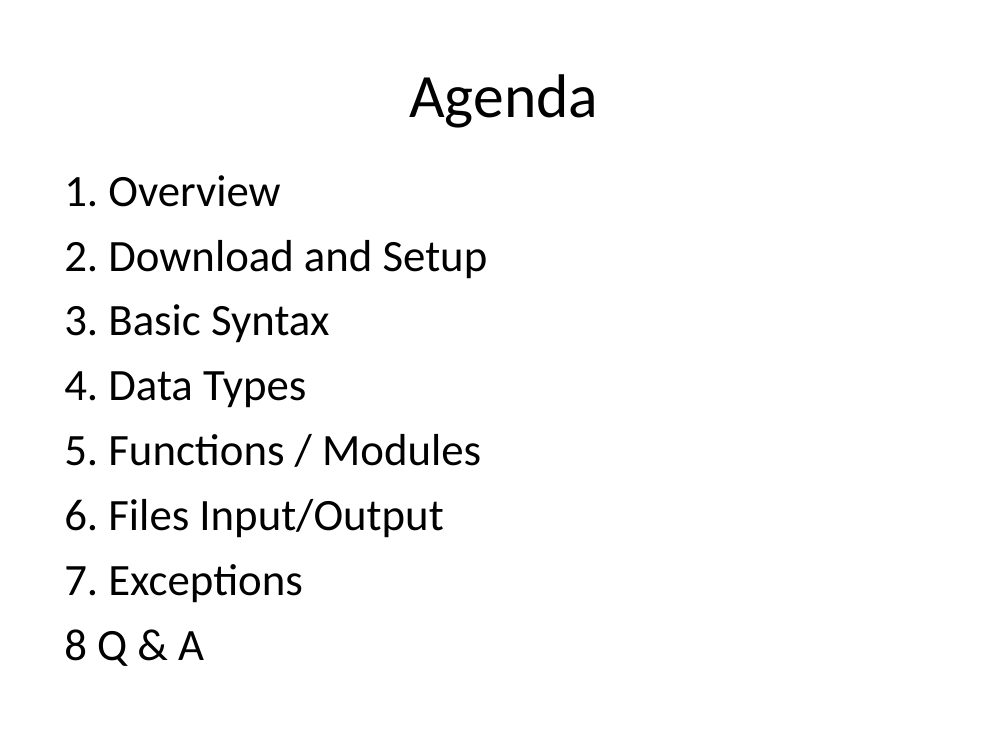
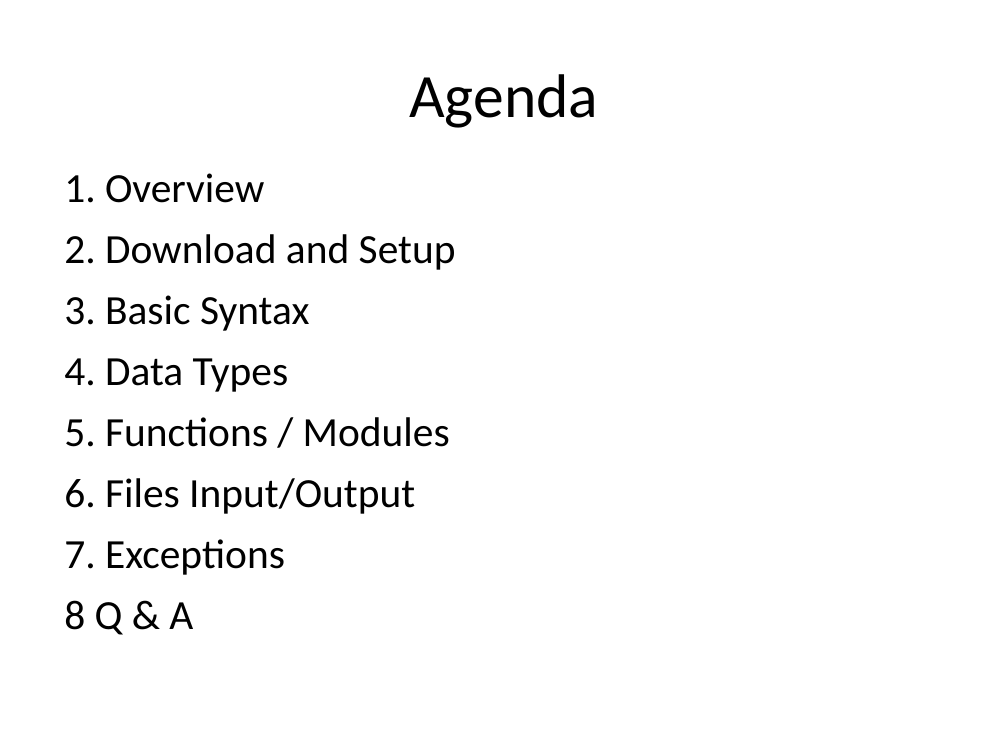
Before and after one commit to robin3795/Data, a slide deck: slide 2 of Python.ppt. Drawn at 1008x756 pixels with LibreOffice and Linux fonts; fonts in the diff are those of the drawing. Boxes give left, top, right and bottom in pixels: in the first picture for what was removed or moved away, otherwise in the second. Text is boxed around its words. In the diff, an @@ line names an element or a change of style, - is before the commit and + after.

```diff
--- a/Python.ppt
+++ b/Python.ppt
@@ free "1. Overview" at (50,156,958,651): size 32 to 29.6 pt @@
```
Also in this commit, not shown: 2 other slides changed, 9 slides added, 2 slides removed.
